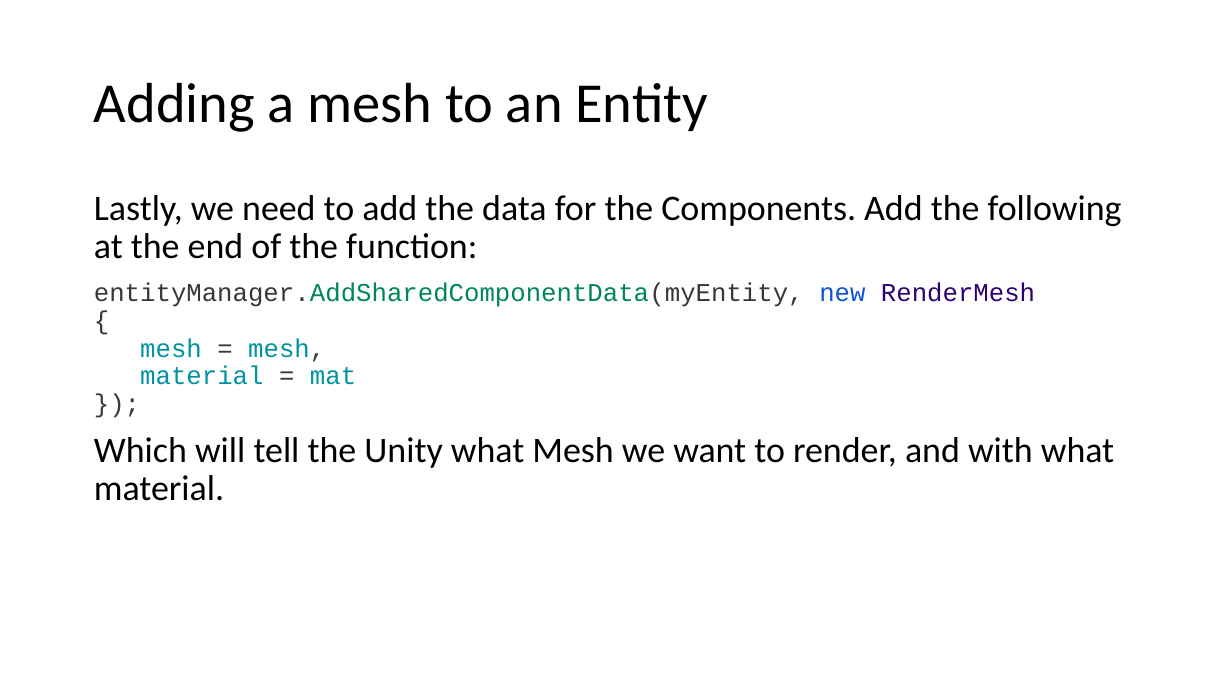
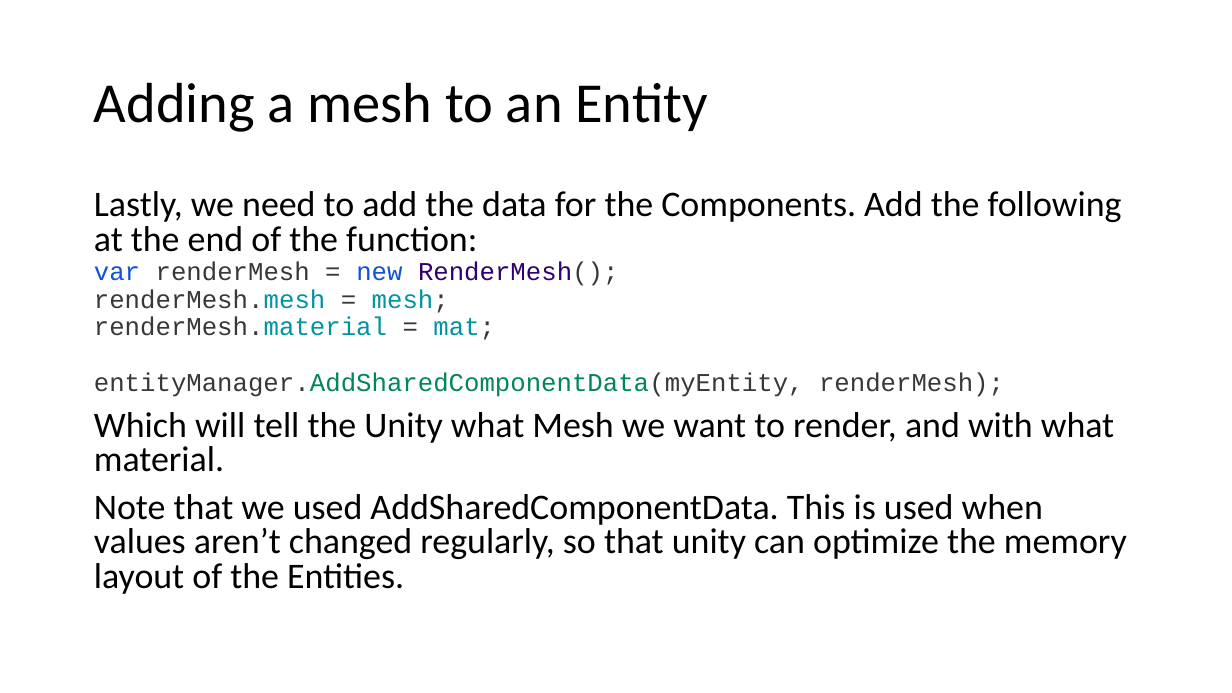
Before and after one commit to ElishaAz/Introduction-to-Unity-DOTS, a slide deck: slide 33 of Unity DOTS.pptx (slide 32 before the commit). Drawn at 1232x693 pixels with LibreOffice and Linux fonts; fonts in the diff are those of the drawing. Boxes give left, top, right and bottom in pixels: in the first picture for what was removed or moved away, otherwise in the second. Text is boxed around its words. In the diff, an @@ line names an element or a change of style, - is before the commit and + after.

```diff
--- a/Unity DOTS.pptx
+++ b/Unity DOTS.pptx
@@ text at (94, 191, 1122, 472): line spacing 0.9 to 0.8 @@
@@ text at (94, 261, 1004, 397): text changed @@
-entityManager.AddSharedComponentData(myEntity, new RenderMesh
-{
-mesh = mesh,
-material = mat
-});
+var renderMesh = new RenderMesh();
+renderMesh.mesh = mesh;
+renderMesh.material = mat;
+entityManager.AddSharedComponentData(myEntity, renderMesh);
@@ text at (94, 494, 1127, 594): paragraph added @@
+Note that we used AddSharedComponentData. This is used when values aren’t changed regularly, so that unity can optimize the memory layout of the Entities.
```
Also in this commit, not shown: 1 other slide changed, 1 slide added, 2 other files.
